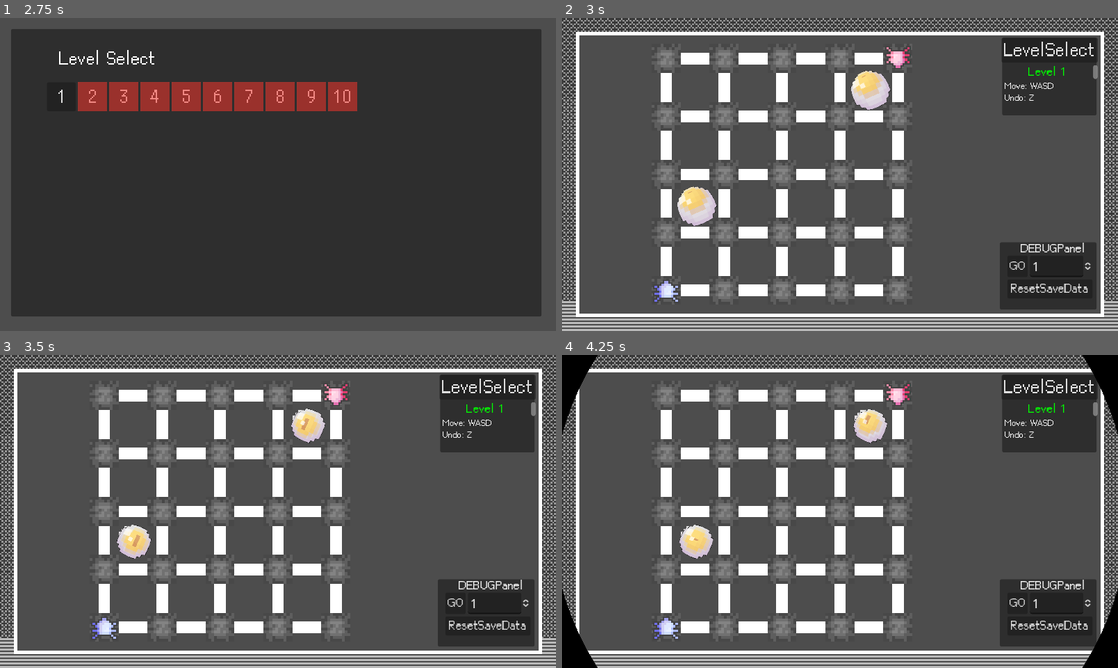
Above: before the commit, frames 1-4 (two rows, left to right).
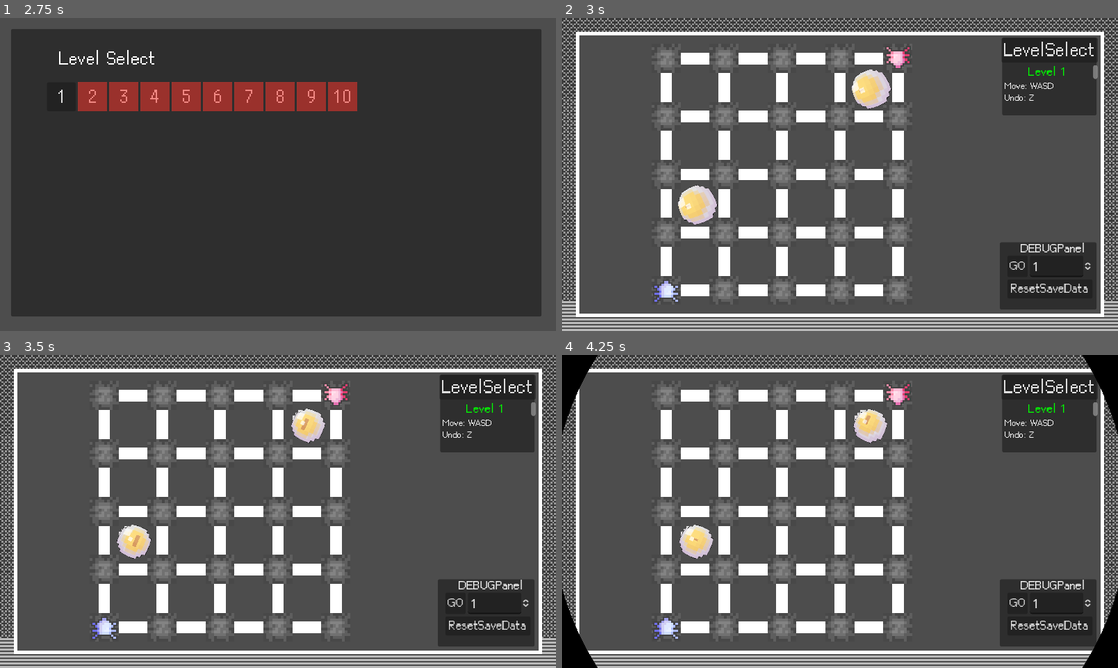
Above: after the commit, the same moments.

Repository: r8114wjbn9118/Hello-Godot-Game-Jam-1
Game: Godot game, scene res://scene/title.tscn
The game is run twice, just before and just after one commit, with the same random seed, the same clock (stepped at 60 frames per second) and the same inputs. The engine's default icon, where the game draws it, is replaced by a stand-in: a white triangle on a blue panel in a dark square. Sound files missing from this copy of the repository are replaced by a short silence.
Inputs (mouse positions are in pixels of both pictures, inside the frame that each line leads up to):
- Up to frame 1 (2.75 s): click (278, 55) at 0.5 s; tap Enter (ui_accept) at 1.25, 1.52, 2, 2.27 s; move the mouse to (400, 158) at 1.27 s; hold Right (ui_right) 1.28-2.03 s; hold Z (z) 1.28-2.03 s; move the mouse to (166, 190) at 2.02 s; hold Down (ui_down) from 2.03 s (still down); click (166, 190) at 2.1 s; tap Z (z) at 2.3 s
- Up to frame 2 (3 s): release Down (ui_down) at 2.75 s; click "1" at 2.75 s
- Up to frame 3 (3.5 s): no input
- Up to frame 4 (4.25 s): click "GO" at 3.5 s

Frame 1 is identical in both runs. In frame 2, 0.8% of the frame differs, in the area x 20-60%, y 16-67%; in frame 3, less than 0.1%; in frame 4, less than 0.1%.

Commit message:
add extra

Diff:
--- a/Map/Eye/EyeAnim.tscn
+++ b/Map/Eye/EyeAnim.tscn
@@ -15,7 +15,7 @@
 resource_local_to_scene = true
 shader = ExtResource("2_fjn0d")
 shader_parameter/world_position = Vector2(0, 0)
-shader_parameter/pup_offset = Vector2(0.556396, 1.09734)
+shader_parameter/pup_offset = Vector2(1.09078, 0.604771)
 
 [node name="EyeAnim" type="Node2D"]
 z_index = 999
@@ -30,21 +30,20 @@
 texture = ExtResource("2_34yb5")
 
 [node name="圓瞳孔" type="Sprite2D" parent="CanvasGroup"]
-position = Vector2(-0.281979, -2.98672)
+position = Vector2(-2.95391, -0.523855)
 texture = ExtResource("3_unrhp")
 
 [node name="直瞳孔" type="Sprite2D" parent="CanvasGroup"]
-position = Vector2(-0.338375, -3.58406)
-scale = Vector2(1, 0.901574)
+position = Vector2(-3.54469, -0.628626)
 texture = ExtResource("4_e7biw")
 
 [node name="反光" type="Sprite2D" parent="CanvasGroup"]
 modulate = Color(1, 1, 1, 0.690196)
-position = Vector2(-0.14099, -1.49336)
+position = Vector2(-1.47695, -0.261927)
 texture = ExtResource("5_erkaq")
 
 [node name="Target" type="Marker2D" parent="."]
-position = Vector2(-6.79112, -71.9314)
+position = Vector2(-40.3446, -7.15483)
 gizmo_extents = 5.0
 
 [node name="Timer" type="Timer" parent="."]
--- a/Map/Eye/eye_anim.gd
+++ b/Map/Eye/eye_anim.gd
@@ -41,10 +41,10 @@
 		.set_trans(Tween.TRANS_ELASTIC).set_ease(Tween.EASE_OUT)
 
 
-
+@export var trackMode:bool = false
 var _time_offset = randf_range(0.0, 30.0)
 func _process(delta: float) -> void:
-	if Engine.is_editor_hint():
+	if Engine.is_editor_hint() or trackMode:
 		_target.global_position = get_global_mouse_position()
 	else:
 		_target.position = lerp(_target.position, _rand_target, 8.0* delta)
--- /dev/null
+++ b/scene/Extra/Extra.tscn
@@ -0,0 +1,117 @@
+[gd_scene load_steps=8 format=3 uid="uid://dbswrcr0qf2si"]
+
+[ext_resource type="Script" path="res://scene/Extra/extra.gd" id="1_g3wyy"]
+[ext_resource type="Texture2D" uid="uid://1x7r1s6xa5kl" path="res://image/過關畫面/新_影格1.png" id="1_qcccd"]
+[ext_resource type="Texture2D" uid="uid://lnm55buesn82" path="res://image/過關畫面/新_影格2.png" id="2_itnrs"]
+[ext_resource type="PackedScene" uid="uid://utmygxugx6ap" path="res://Map/Eye/EyeAnim.tscn" id="3_t8lg1"]
+
+[sub_resource type="Animation" id="Animation_gpgno"]
+resource_name = "in"
+length = 2.0
+tracks/0/type = "value"
+tracks/0/imported = false
+tracks/0/enabled = true
+tracks/0/path = NodePath("Control/Background:texture")
+tracks/0/interp = 1
+tracks/0/loop_wrap = true
+tracks/0/keys = {
+"times": PackedFloat32Array(0, 2),
+"transitions": PackedFloat32Array(1, 1),
+"update": 1,
+"values": [ExtResource("1_qcccd"), ExtResource("2_itnrs")]
+}
+tracks/1/type = "value"
+tracks/1/imported = false
+tracks/1/enabled = true
+tracks/1/path = NodePath("Control/Background:modulate")
+tracks/1/interp = 1
+tracks/1/loop_wrap = true
+tracks/1/keys = {
+"times": PackedFloat32Array(1.53333, 1.76667, 2),
+"transitions": PackedFloat32Array(1, 1, 1),
+"update": 0,
+"values": [Color(1, 1, 1, 1), Color(1, 1, 1, 0), Color(1, 1, 1, 1)]
+}
+
+[sub_resource type="Animation" id="Animation_uwi1k"]
+length = 0.001
+tracks/0/type = "value"
+tracks/0/imported = false
+tracks/0/enabled = true
+tracks/0/path = NodePath("Control/Background:texture")
+tracks/0/interp = 1
+tracks/0/loop_wrap = true
+tracks/0/keys = {
+"times": PackedFloat32Array(0),
+"transitions": PackedFloat32Array(1),
+"update": 1,
+"values": [ExtResource("1_qcccd")]
+}
+tracks/1/type = "value"
+tracks/1/imported = false
+tracks/1/enabled = true
+tracks/1/path = NodePath("Control/Background:modulate")
+tracks/1/interp = 1
+tracks/1/loop_wrap = true
+tracks/1/keys = {
+"times": PackedFloat32Array(0),
+"transitions": PackedFloat32Array(1),
+"update": 0,
+"values": [Color(1, 1, 1, 1)]
+}
+
+[sub_resource type="AnimationLibrary" id="AnimationLibrary_no3hk"]
+_data = {
+"RESET": SubResource("Animation_uwi1k"),
+"in": SubResource("Animation_gpgno")
+}
+
+[node name="Extra" type="Node2D"]
+script = ExtResource("1_g3wyy")
+
+[node name="CanvasLayer" type="CanvasLayer" parent="."]
+
+[node name="Control" type="Control" parent="CanvasLayer"]
+unique_name_in_owner = true
+layout_mode = 3
+anchors_preset = 15
+anchor_right = 1.0
+anchor_bottom = 1.0
+grow_horizontal = 2
+grow_vertical = 2
+
+[node name="ColorRect" type="ColorRect" parent="CanvasLayer/Control"]
+layout_mode = 1
+anchors_preset = 15
+anchor_right = 1.0
+anchor_bottom = 1.0
+grow_horizontal = 2
+grow_vertical = 2
+color = Color(0.0687983, 0.0687983, 0.0687983, 1)
+
+[node name="Background" type="TextureRect" parent="CanvasLayer/Control"]
+layout_mode = 1
+anchors_preset = 15
+anchor_right = 1.0
+anchor_bottom = 1.0
+grow_horizontal = 2
+grow_vertical = 2
+texture = ExtResource("1_qcccd")
+
+[node name="Button" type="Button" parent="CanvasLayer/Control"]
+layout_mode = 0
+offset_left = 124.0
+offset_top = 67.0
+offset_right = 153.0
+offset_bottom = 98.0
+text = "ED"
+
+[node name="EyeAnim" parent="CanvasLayer/Control" instance=ExtResource("3_t8lg1")]
+position = Vector2(468, 43)
+trackMode = true
+
+[node name="AnimationPlayer" type="AnimationPlayer" parent="CanvasLayer"]
+unique_name_in_owner = true
+libraries = {
+"": SubResource("AnimationLibrary_no3hk")
+}
--- /dev/null
+++ b/scene/Extra/extra.gd
@@ -0,0 +1,19 @@
+class_name Extra extends Node2D
+
+
+# Called when the node enters the scene tree for the first time.
+func _ready() -> void:
+	%AnimationPlayer.play("in")
+	#for i in range(60):
+		#var node := preload("res://Map/Eye/EyeAnim.tscn").instantiate()
+		#node.trackMode  = true
+		#node.position = \
+			#Vector2(randi_range(0, get_window().size.x), randi_range(0, get_window().size.y))
+		#%Control.add_child(node)
+
+
+
+
+
+func _process(delta: float) -> void:
+	pass
--- a/scene/title.tscn
+++ b/scene/title.tscn
@@ -1,9 +1,10 @@
-[gd_scene load_steps=19 format=3 uid="uid://dup52acum2gnr"]
+[gd_scene load_steps=20 format=3 uid="uid://dup52acum2gnr"]
 
 [ext_resource type="Texture2D" uid="uid://dtct2131fr665" path="res://image/title/background.png" id="1_ppyqj"]
 [ext_resource type="Script" path="res://script/title.gd" id="1_vvba4"]
 [ext_resource type="Texture2D" uid="uid://wvajv3dbccn" path="res://image/title/start_game.png" id="2_eibid"]
 [ext_resource type="Texture2D" uid="uid://bvxh041hgg2dr" path="res://image/title/game_name.png" id="4_talag"]
+[ext_resource type="Theme" uid="uid://f050vq24bj7p" path="res://fonts/Theme.tres" id="5_q0sv0"]
 
 [sub_resource type="StyleBoxFlat" id="StyleBoxFlat_chf1w"]
 bg_color = Color(0, 0, 0, 0.498039)
@@ -224,6 +225,17 @@
 mouse_filter = 2
 color = Color(0, 0, 0, 0)
 
+[node name="ExtraButton" type="Button" parent="Panel"]
+unique_name_in_owner = true
+layout_mode = 0
+offset_left = 784.0
+offset_top = 451.0
+offset_right = 946.0
+offset_bottom = 518.0
+theme = ExtResource("5_q0sv0")
+theme_override_font_sizes/font_size = 50
+text = "EXTRA"
+
 [node name="AnimationTree" type="AnimationTree" parent="."]
 tree_root = SubResource("AnimationNodeStateMachine_vws2y")
 anim_player = NodePath("../AnimationPlayer")
@@ -236,4 +248,5 @@
 autoplay = "fadeout"
 
 [connection signal="button_down" from="Panel/Panel/Button" to="." method="_on_button_button_down"]
+[connection signal="button_down" from="Panel/ExtraButton" to="." method="_on_extra_button_button_down"]
 [connection signal="animation_finished" from="AnimationTree" to="." method="_on_animation_tree_animation_finished"]
--- a/script/GameManager.gd
+++ b/script/GameManager.gd
@@ -52,7 +52,8 @@
 	"select": "res://scene/selectLevel.tscn",
 	"start": "res://scene/start.tscn",
 	"end": "res://scene/end.tscn",
-	"credit": "res://scene/Credit.tscn"
+	"credit": "res://scene/Credit.tscn",
+	"extra": "res://scene/Extra/Extra.tscn"
 }
 
 func goto_scene(target:String):
@@ -146,7 +147,7 @@
 		goto_scene("select")
 
 func is_finish_game():
-	return _save_data.GetFinishedLevels().size() == LEVEL.size()
+	return _save_data.GetFinishedLevels().size() == LEVEL.size() or _save_data.game_finish
 
 #endregion
 
--- a/script/title.gd
+++ b/script/title.gd
@@ -7,6 +7,7 @@
 #@onready var BGM = %BGM
 
 func _ready() -> void:
+	%ExtraButton.visible = GameManager.is_finish_game()
 	%background.texture = GameManager.get_title_background()
 	anim_tree["parameters/conditions/start"] = false
 
@@ -37,3 +38,7 @@
 func _on_button_button_down() -> void:
 	anim_tree["parameters/conditions/start"] = true
 	#BGM.stop()
+
+
+func _on_extra_button_button_down() -> void:
+	GameManager.goto_scene("extra")
